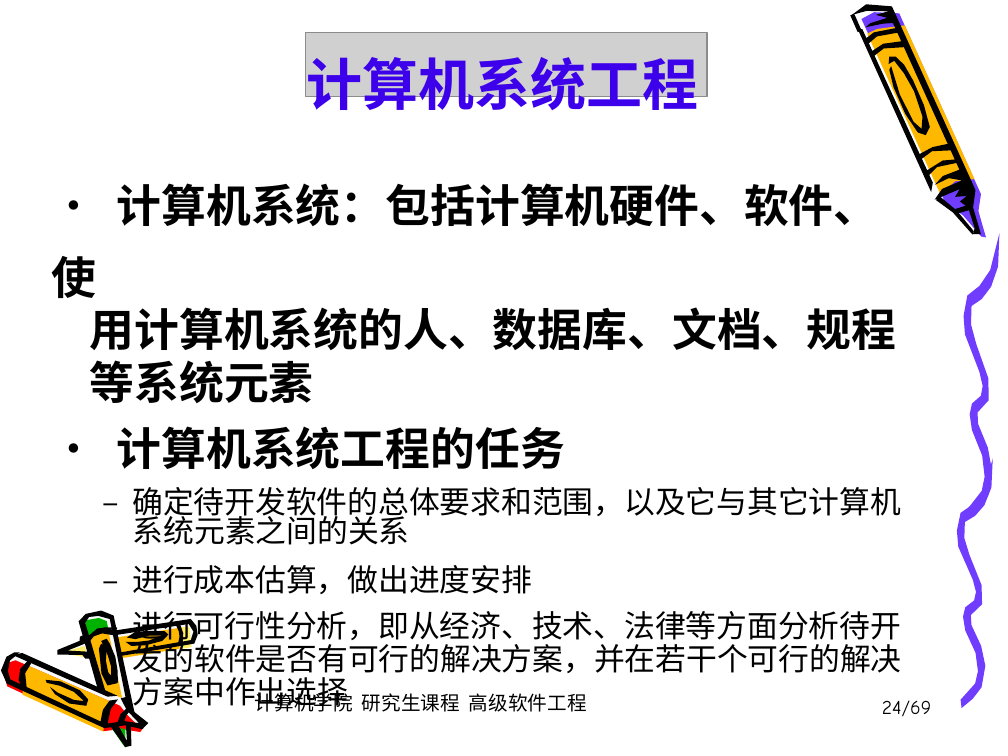
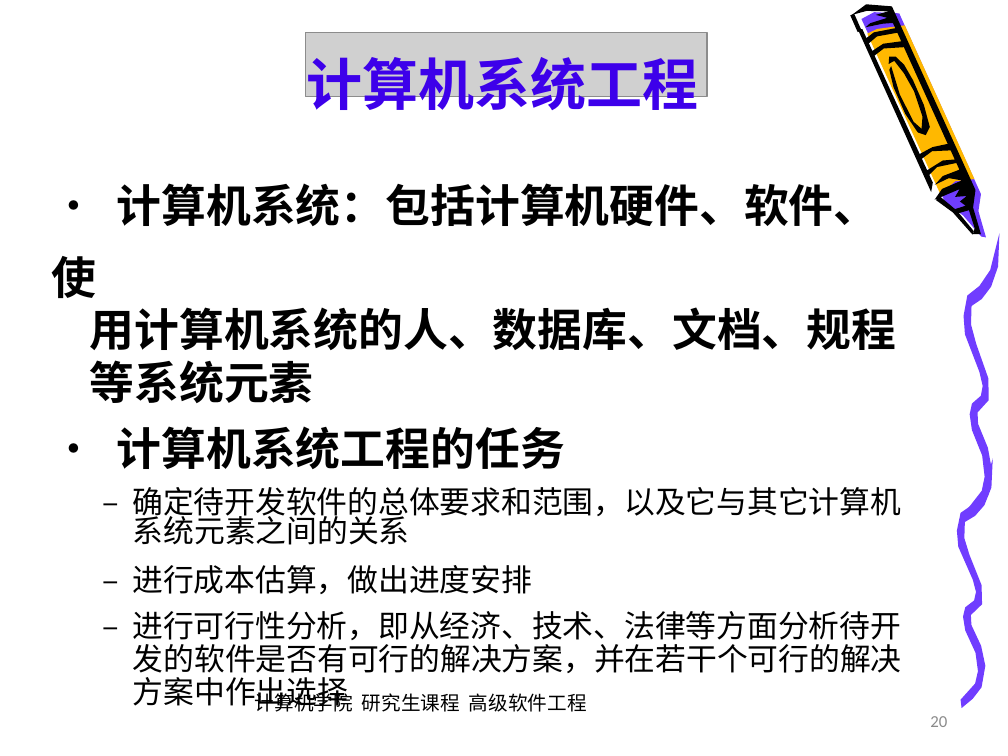
Before and after one commit to lihongweimail/lihongweimail.github.io, a slide deck: slide 20 of resources/coursePPT/AdvanceSoftwareEngineering/1-软件工程概述.pptx (slide 24 before the commit). Drawn at 1008x756 pixels with LibreOffice and Linux fonts; fonts in the diff are those of the drawing; grey boxes stand for pictures. Boxes give left, top, right and bottom in pixels: in the first picture for what was removed or moved away, otherwise in the second. Text is boxed around its words. In the diff, an @@ line names an element or a change of style, - is before the commit and + after.

```diff
--- a/resources/coursePPT/AdvanceSoftwareEngineering/1-软件工程概述.pptx
+++ b/resources/coursePPT/AdvanceSoftwareEngineering/1-软件工程概述.pptx
@@ freeform shape removed at (x1=4, y1=613, x2=195, y2=727) @@
@@ freeform shape removed at (x1=79, y1=611, x2=135, y2=715) @@
@@ freeform shape removed at (x1=85, y1=618, x2=108, y2=639) @@
@@ freeform shape removed at (x1=88, y1=628, x2=115, y2=643) @@
@@ freeform shape removed at (x1=115, y1=619, x2=198, y2=656) @@
@@ freeform shape removed at (x1=117, y1=628, x2=180, y2=658) @@
@@ freeform shape removed at (x1=175, y1=623, x2=182, y2=643) @@
@@ freeform shape removed at (x1=179, y1=627, x2=192, y2=649) @@
@@ freeform shape removed at (x1=1, y1=652, x2=148, y2=729) @@
@@ freeform shape removed at (x1=13, y1=653, x2=117, y2=697) @@
@@ freeform shape removed at (x1=18, y1=659, x2=32, y2=688) @@
@@ freeform shape removed at (x1=57, y1=635, x2=92, y2=658) @@
@@ freeform shape removed at (x1=60, y1=646, x2=88, y2=658) @@
@@ freeform shape removed at (x1=89, y1=631, x2=123, y2=699) @@
@@ freeform shape removed at (x1=99, y1=644, x2=117, y2=685) @@
@@ freeform shape removed at (x1=101, y1=639, x2=118, y2=683) @@
@@ freeform shape removed at (x1=126, y1=631, x2=169, y2=646) @@
@@ freeform shape removed at (x1=4, y1=660, x2=143, y2=732) @@
@@ freeform shape removed at (x1=22, y1=666, x2=114, y2=732) @@
@@ freeform shape removed at (x1=45, y1=679, x2=88, y2=706) @@
@@ freeform shape removed at (x1=117, y1=709, x2=130, y2=724) @@
@@ text removed at (x1=882, y1=700, x2=931, y2=717) @@
-24/69
@@ page number added at (x1=930, y1=716, x2=947, y2=727), 12 pt, text #8C8C8C @@
+20
@@ freeform shape removed at (x1=111, y1=724, x2=131, y2=747) @@
@@ freeform shape removed at (x1=112, y1=729, x2=125, y2=748) @@
```
Also in this commit, not shown: 69 other slides changed, 2 slides added, 4 slides removed, 11 other files.
